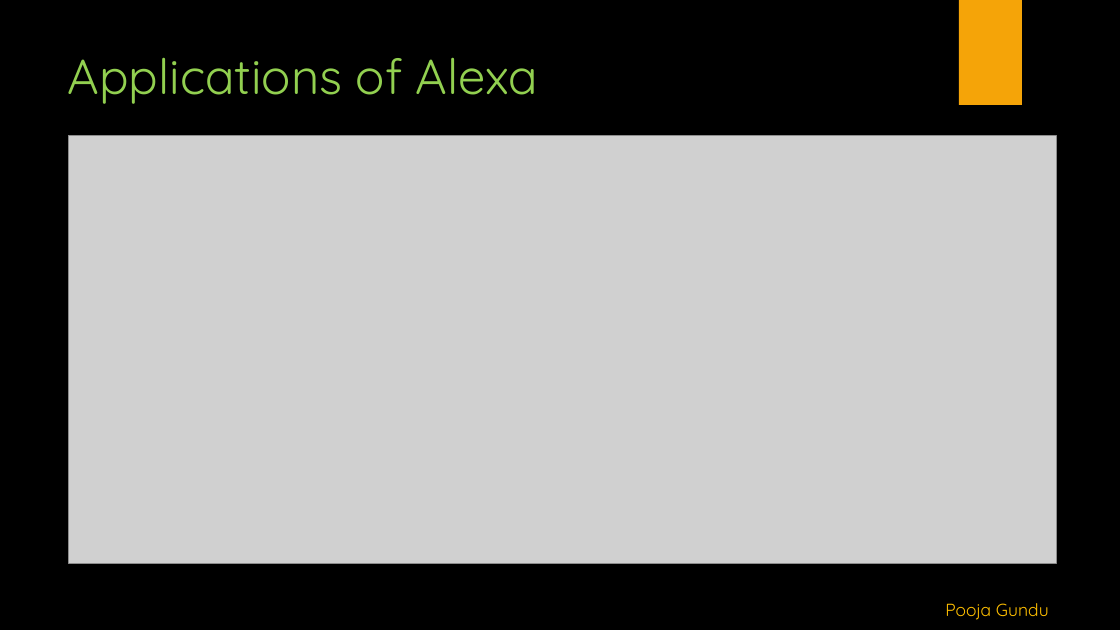
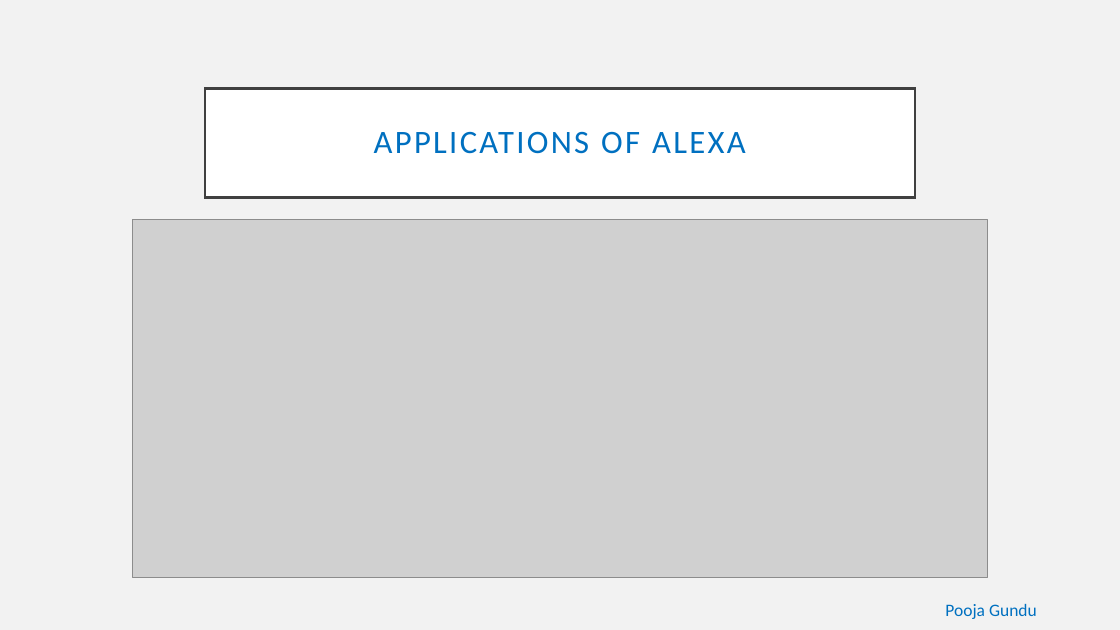
Before and after one commit to alekhyajaddu/alexa-project, a slide deck: slide 16 of Alexa ppt.pptx. Drawn at 1120x630 pixels with LibreOffice and Linux fonts; fonts in the diff are those of the drawing; grey boxes stand for pictures; background and template pictures are left out. Boxes give left, top, right and bottom in pixels: in the first picture for what was removed or moved away, otherwise in the second. Text is boxed around its words. In the diff, an @@ line names an element or a change of style, - is before the commit and + after.

```diff
--- a/Alexa ppt.pptx
+++ b/Alexa ppt.pptx
@@ background picture (left out) to #F2F2F2 @@
@@ rectangle removed at (959,0,1022,105) @@
@@ title "APPLICATIONS OF ALEXA": place and size @@
-title "APPLICATIONS OF ALEXA" at (68,57,539,104)
+title "APPLICATIONS OF ALEXA" at (205,88,915,197)
@@ title "APPLICATIONS OF ALEXA" at (205,88,915,197): vertical alignment top to middle; fill none to #FFFFFF; outline none to #404040 2.5 pt @@
@@ title at (374,131,746,154): text changed; size 42 to 28 pt; font Quicksand to Calibri; text colour #92D050 to #0070C0 @@
-Applications of Alexa
+APPLICATIONS OF ALEXA
@@ picture: place and size @@
-picture at (68,135,1056,563)
+picture at (133,219,987,578)
@@ text "Pooja Gundu" at (945,604,1037,619): font Quicksand to Calibri, text colour #FFC000 to #0070C0 @@
```
Also in this commit, not shown: 18 other slides changed.
